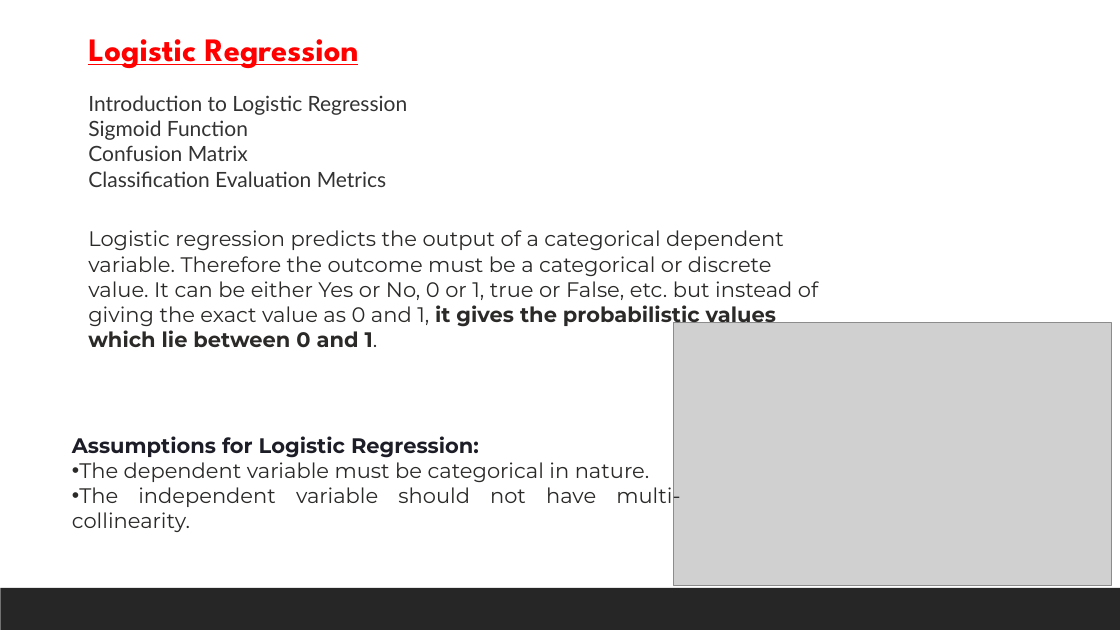
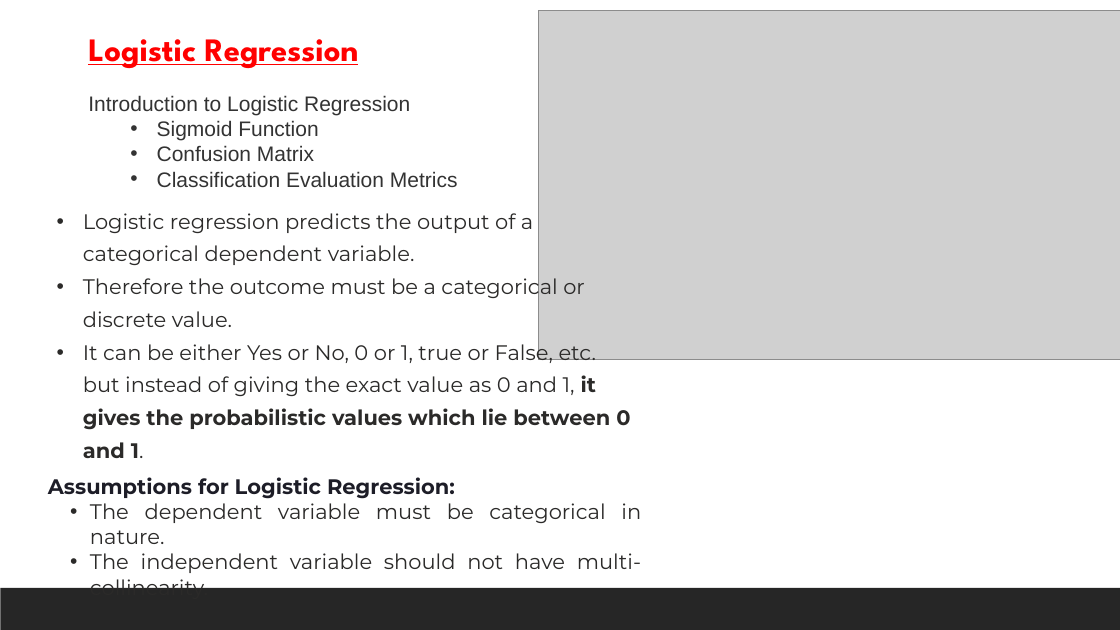
Before and after one commit to shahil04/ds_materials, a slide deck: slide 6 of 8.0_Machine Learning/ml_class/ml_class_notes/class_3_Logistic_regression_class.pptx (slide 11 before the commit). Drawn at 1120x630 pixels with LibreOffice and Linux fonts; fonts in the diff are those of the drawing; grey boxes stand for pictures. Boxes give left, top, right and bottom in pixels: in the first picture for what was removed or moved away, otherwise in the second. Text is boxed around its words. In the diff, an @@ line names an element or a change of style, - is before the commit and + after.

```diff
--- a/8.0_Machine Learning/ml_class/ml_class_notes/class_3_Logistic_regression_class.pptx
+++ b/8.0_Machine Learning/ml_class/ml_class_notes/class_3_Logistic_regression_class.pptx
@@ picture: place and size @@
-picture at <box>674,323,1112,585</box>
+picture at <box>539,10,1120,359</box>
@@ text "Introduction to Logistic Regression" at <box>88,95,458,187</box>: font Lato to Arial; bullet none to •; list level 1 to 2 in "Sigmoid Function"; list level 1 to 2 in "Confusion Matrix"; list level 1 to 2 in "Classification Evaluation Metrics" @@
@@ text at <box>83,213,630,458</box>: text changed @@
-Logistic regression predicts the output of a categorical dependent variable. Therefore the outcome must be a categorical or discrete value. It can be either Yes or No, 0 or 1, true or False, etc. but instead of giving the exact value as 0 and 1, it gives the probabilistic values which lie between 0 and 1.
+• Logistic regression predicts the output of a categorical dependent variable.
+• Therefore the outcome must be a categorical or discrete value.
+• It can be either Yes or No, 0 or 1, true or False, etc. but instead of giving the exact value as 0 and 1, it gives the probabilistic values which lie between 0 and 1.
@@ text "Assumptions for Logistic Regression:": place and size @@
-text "Assumptions for Logistic Regression:" at <box>72,436,680,532</box>
+text "Assumptions for Logistic Regression:" at <box>48,477,641,588</box>
@@ text at <box>90,503,641,588</box>: list level 1 to 2 in "The dependent variable must be ..."; list level 1 to 2 in "The independent variable should not ..." @@
```
Also in this commit, not shown: 8 other slides changed, 11 slides added, 5 slides removed, 21 other files.
